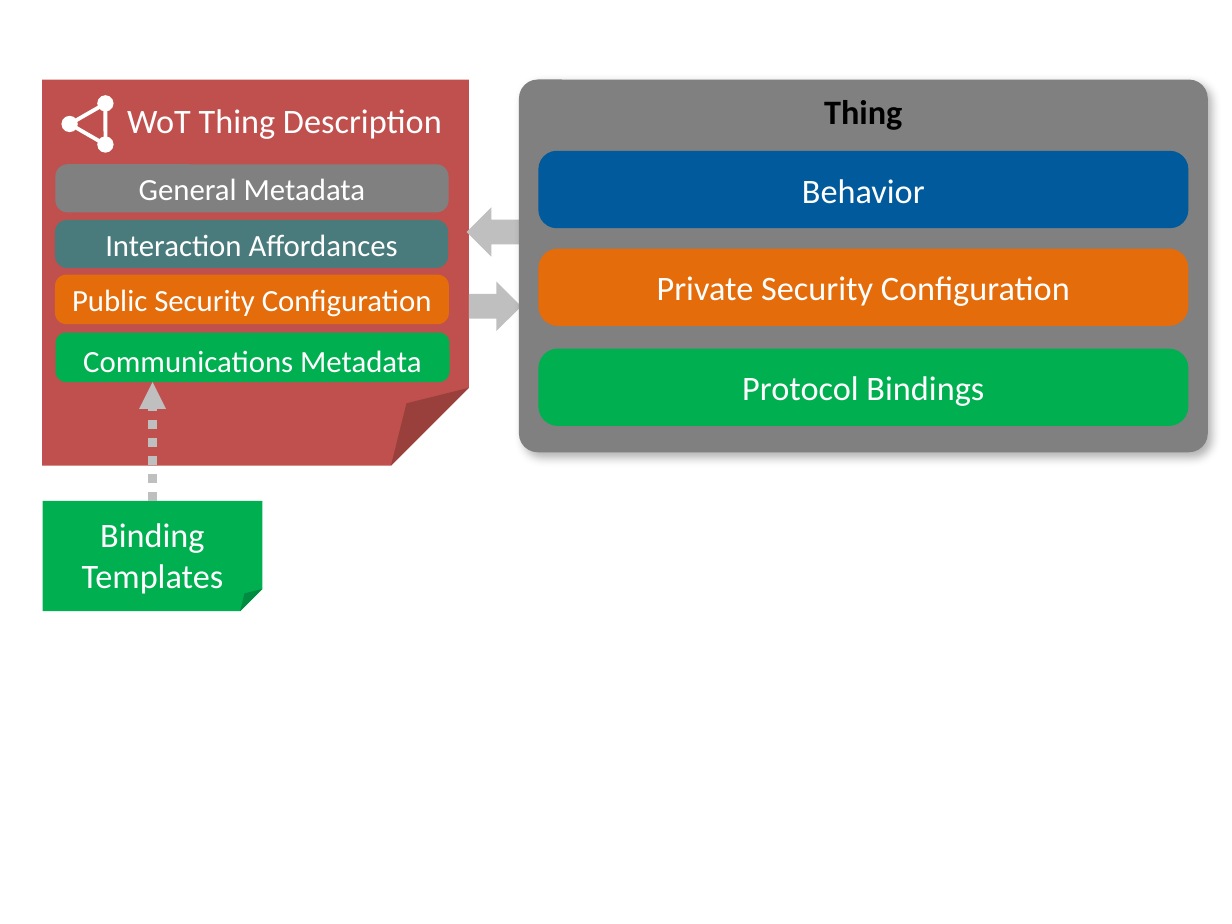
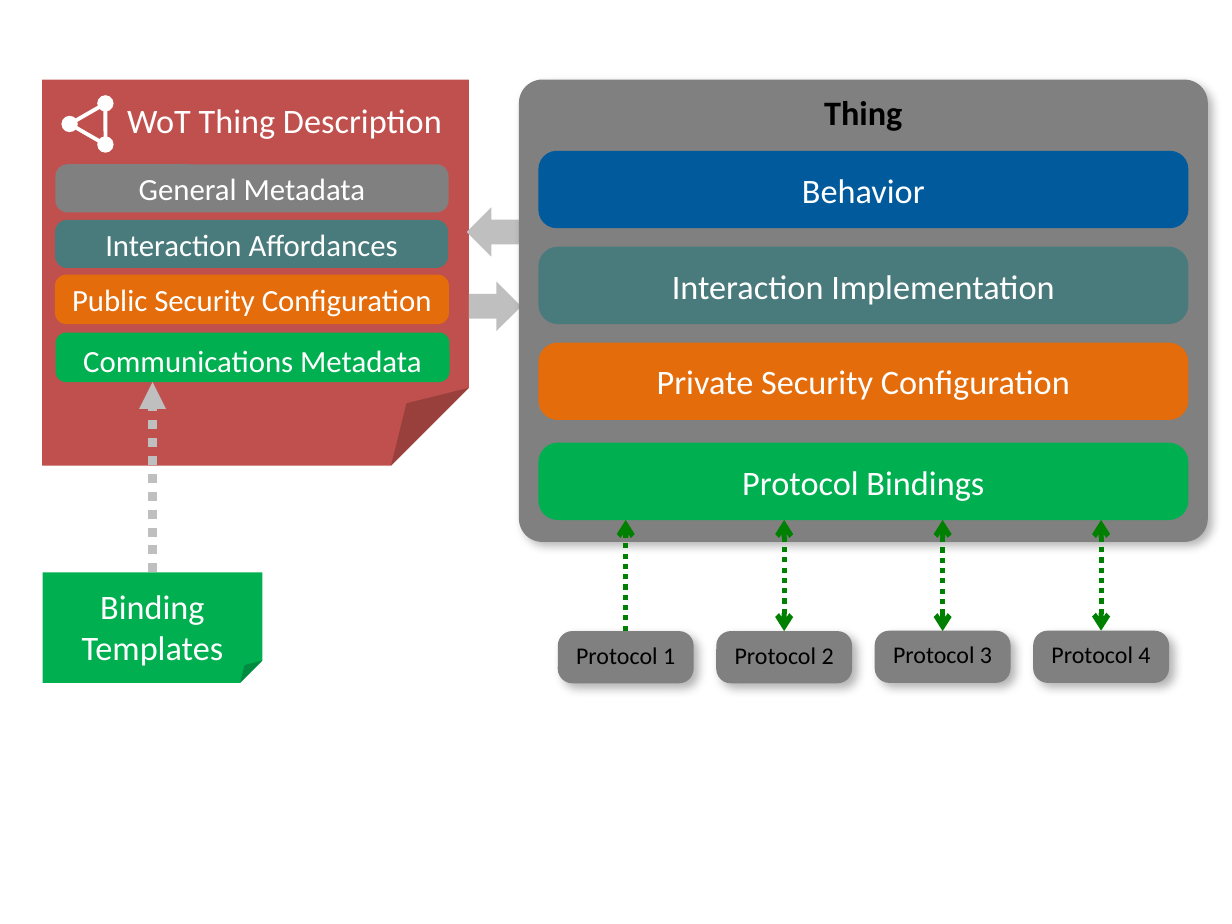
Before and after one commit to w3c/wot-architecture, a slide deck: slide 6 of images/wot-architecture-figures-new2.pptx. Drawn at 1232x924 pixels with LibreOffice and Linux fonts; fonts in the diff are those of the drawing. Boxes give left, top, right and bottom in pixels: in the first picture for what was removed or moved away, otherwise in the second. Text is boxed around its words. In the diff, an @@ line names an element or a change of style, - is before the commit and + after.

```diff
--- a/images/wot-architecture-figures-new2.pptx
+++ b/images/wot-architecture-figures-new2.pptx
@@ rounded rectangle "Thing": place and size @@
-rounded rectangle "Thing" at box(519, 80, 1207, 453)
+rounded rectangle "Thing" at box(519, 80, 1207, 542)
@@ rounded rectangle added at box(538, 246, 1189, 324), fill #4A7B7C, 20 pt, text #FFFFFF @@
+Interaction Implementation
@@ rounded rectangle "Private Security Configuration": place and size @@
-rounded rectangle "Private Security Configuration" at box(538, 249, 1189, 326)
+rounded rectangle "Private Security Configuration" at box(538, 342, 1189, 420)
@@ arrow moved from (153, 500) - (153, 382) to (153, 573) - (153, 382) @@
@@ rounded rectangle "Protocol Bindings": place and size @@
-rounded rectangle "Protocol Bindings" at box(538, 349, 1189, 426)
+rounded rectangle "Protocol Bindings" at box(538, 442, 1189, 520)
@@ group added at box(558, 520, 1169, 683): 4 rounded rectangles, 3 double arrows, 1 arrow @@
+Protocol 2
+Protocol 4
+Protocol 1
+Protocol 3
@@ folded corner "Binding Templates": place and size @@
-folded corner "Binding Templates" at box(43, 500, 262, 611)
+folded corner "Binding Templates" at box(43, 573, 262, 684)
```
Also in this commit, not shown: 8 other slides changed.
